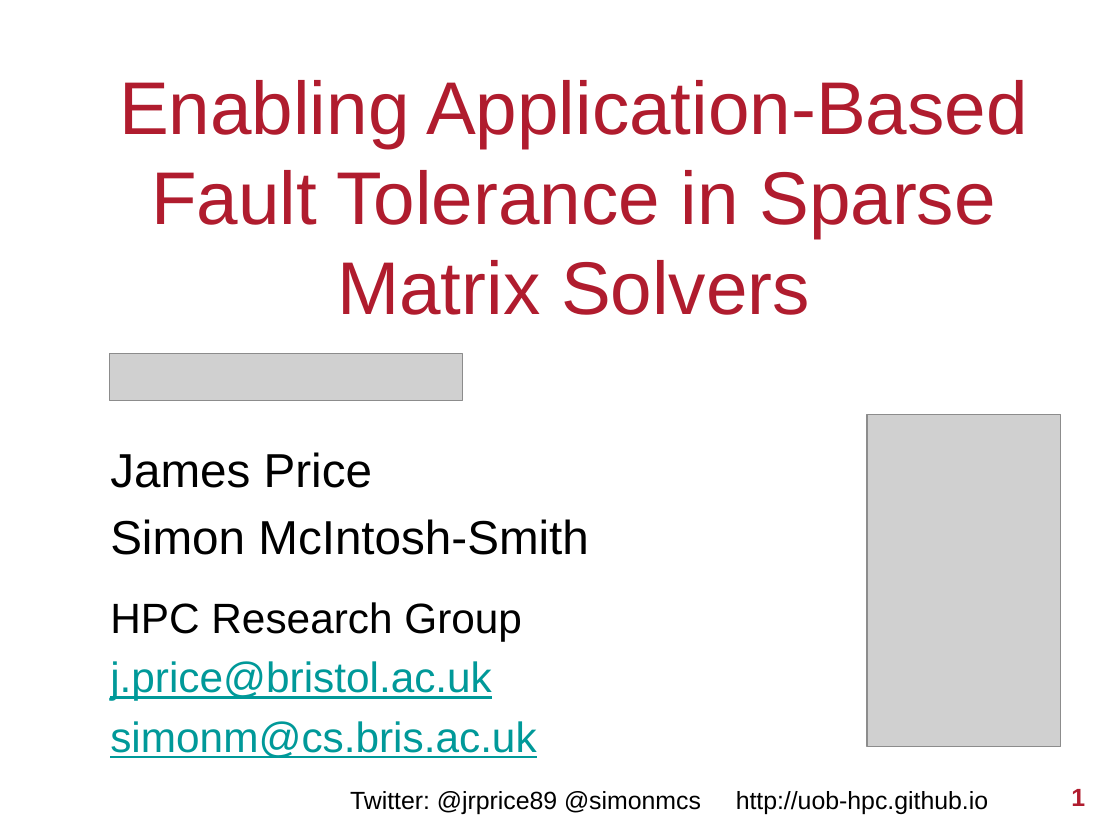
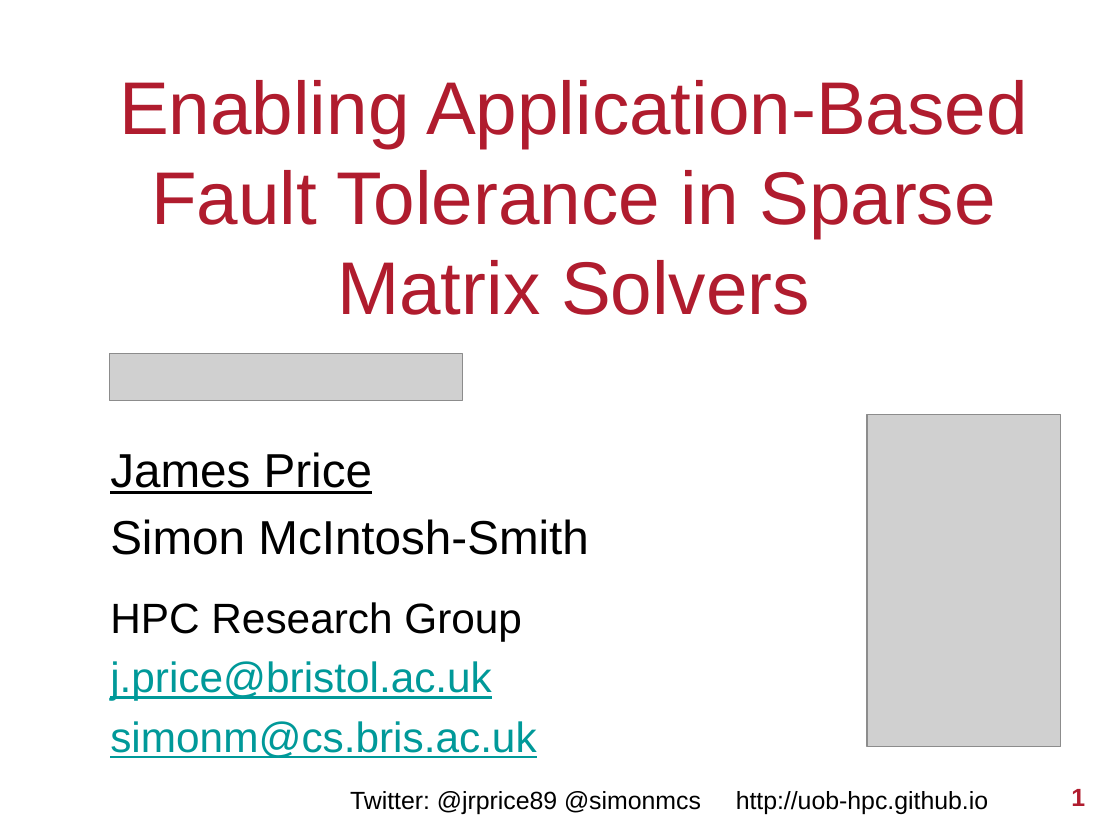
Before and after one commit to UoB-HPC/abft-training, a slide deck: slide 1 of sparse-abft.pptx. Drawn at 1120x840 pixels with LibreOffice and Linux fonts; fonts in the diff are those of the drawing; grey boxes stand for pictures; background and template pictures are left out. Boxes give left, top, right and bottom in pixels: in the first picture for what was removed or moved away, otherwise in the second. Text is boxed around its words. In the diff, an @@ line names an element or a change of style, - is before the commit and + after.

```diff
--- a/sparse-abft.pptx
+++ b/sparse-abft.pptx
@@ subtitle at bbox=[110, 452, 372, 494]: underline on in "James Price" @@
```
Also in this commit, not shown: 1 other slide changed, 5 slides added, 1 slide removed.
